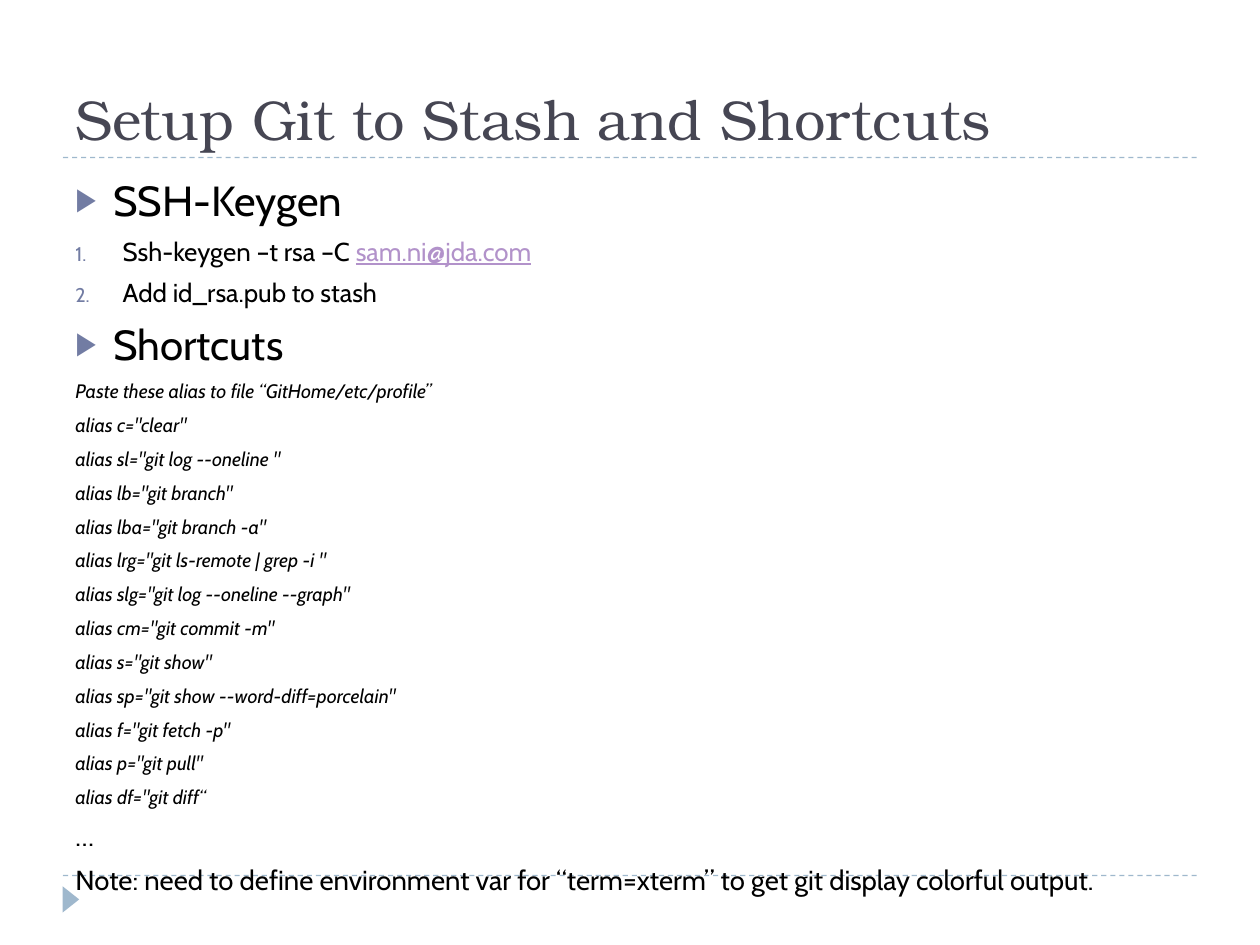
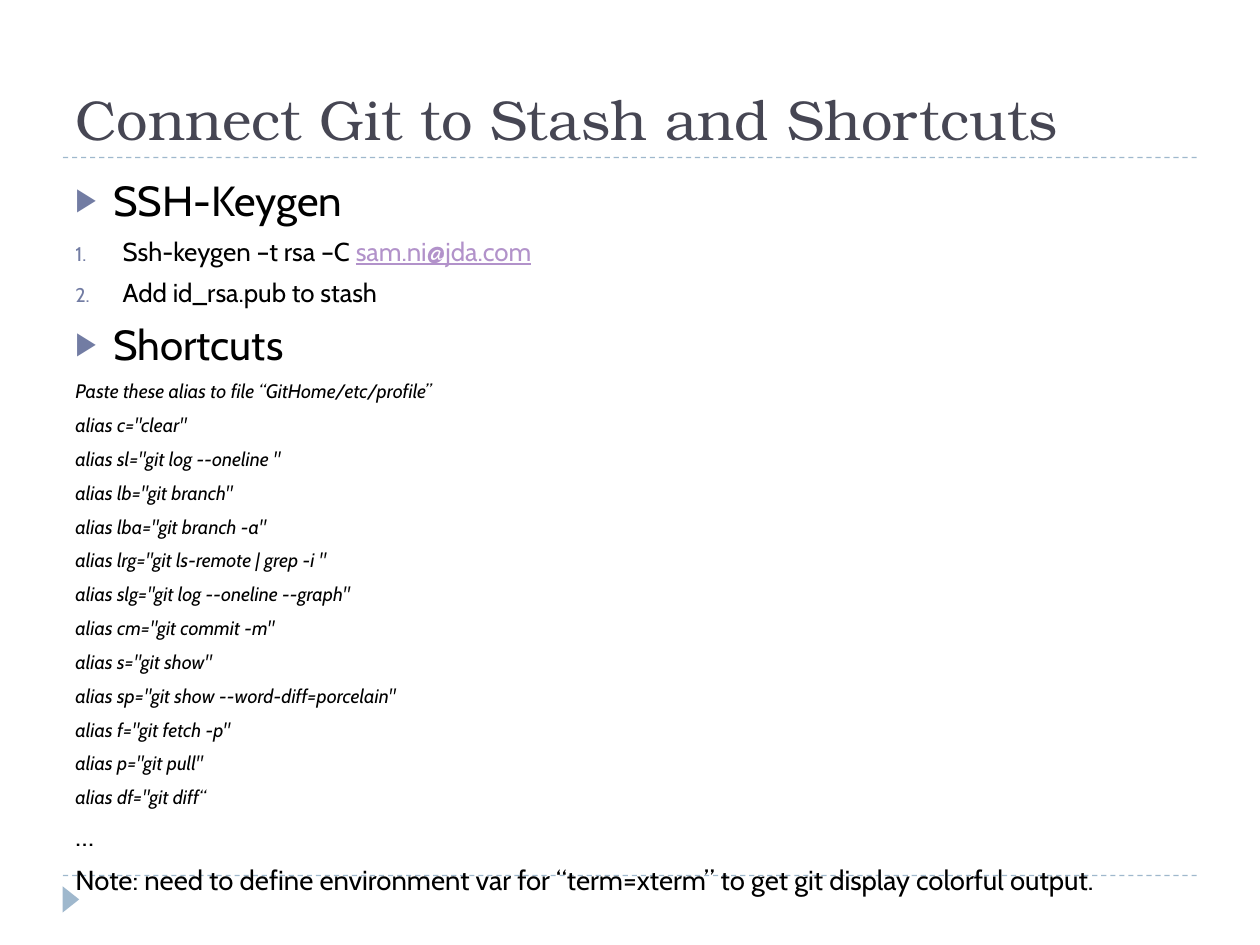
Before and after one commit to SamNiBoy/Trainning, a slide deck: slide 3 of Productivity_Git_Training.pptx. Drawn at 1260x945 pixels with LibreOffice and Linux fonts; fonts in the diff are those of the drawing. Boxes give left, top, right and bottom in pixels: in the first picture for what was removed or moved away, otherwise in the second. Text is boxed around its words. In the diff, an @@ line names an element or a change of style, - is before the commit and + after.

```diff
--- a/Productivity_Git_Training.pptx
+++ b/Productivity_Git_Training.pptx
@@ title at box(75, 100, 1058, 141): text changed @@
-Setup Git to Stash and Shortcuts
+Connect Git to Stash and Shortcuts
```
Also in this commit, not shown: 2 other slides changed, 10 slides added, 1 slide removed, 1 other file.
